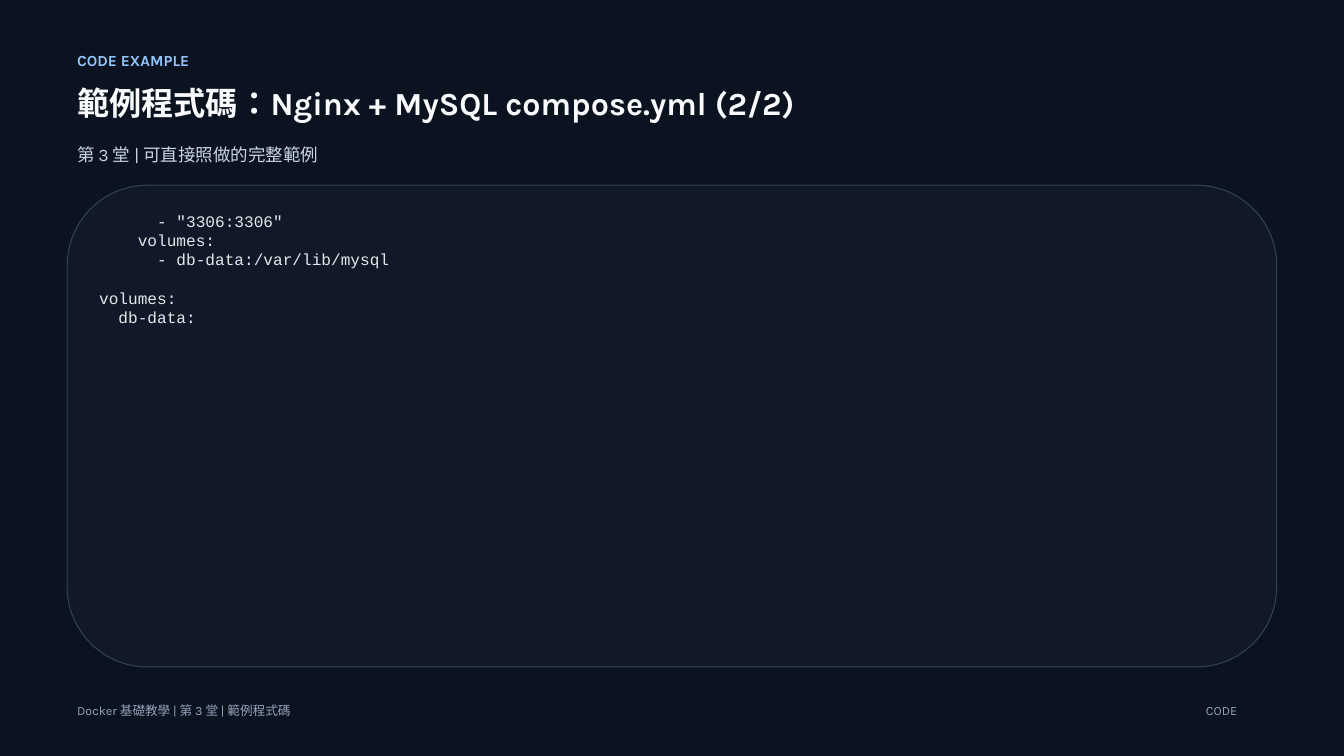
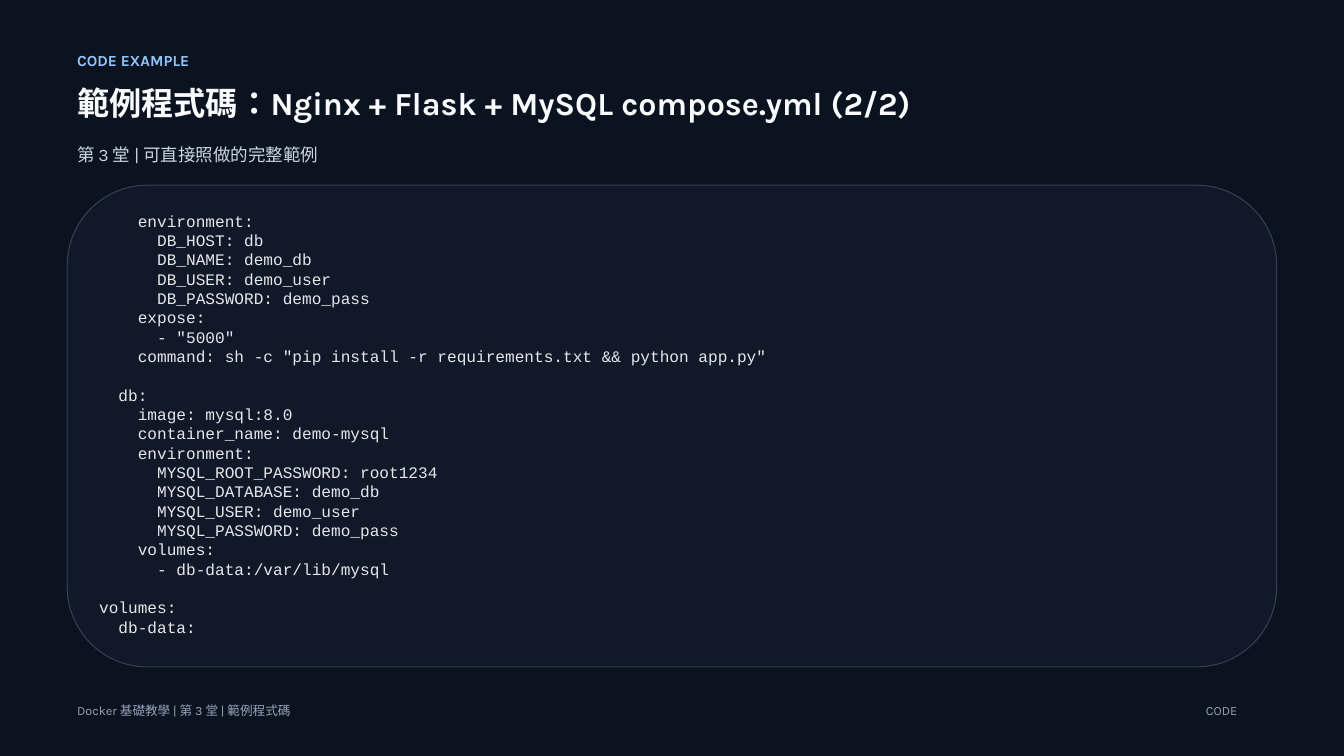
Before and after one commit to lalalalaluk/docker-practice, a slide deck: slide 32 of slides/docker-session3-mysql-compose.pptx. Drawn at 1344x756 pixels with LibreOffice and Linux fonts; fonts in the diff are those of the drawing. Boxes give left, top, right and bottom in pixels: in the first picture for what was removed or moved away, otherwise in the second. Text is boxed around its words. In the diff, an @@ line names an element or a change of style, - is before the commit and + after.

```diff
--- a/slides/docker-session3-mysql-compose.pptx
+++ b/slides/docker-session3-mysql-compose.pptx
@@ text at [77,87,911,123]: text changed @@
-範例程式碼：Nginx + MySQL compose.yml (2/2)
+範例程式碼：Nginx + Flask + MySQL compose.yml (2/2)
@@ text at [118,215,766,540]: text changed @@
-- "3306:3306"
+environment:
+DB_HOST: db
+DB_NAME: demo_db
+DB_USER: demo_user
+DB_PASSWORD: demo_pass
+expose:
+- "5000"
+command: sh -c "pip install -r requirements.txt && python app.py"
+db:
+image: mysql:8.0
+container_name: demo-mysql
+environment:
+MYSQL_ROOT_PASSWORD: root1234
+MYSQL_DATABASE: demo_db
+MYSQL_USER: demo_user
+MYSQL_PASSWORD: demo_pass
```
Also in this commit, not shown: 11 other slides changed, 4 other files.
